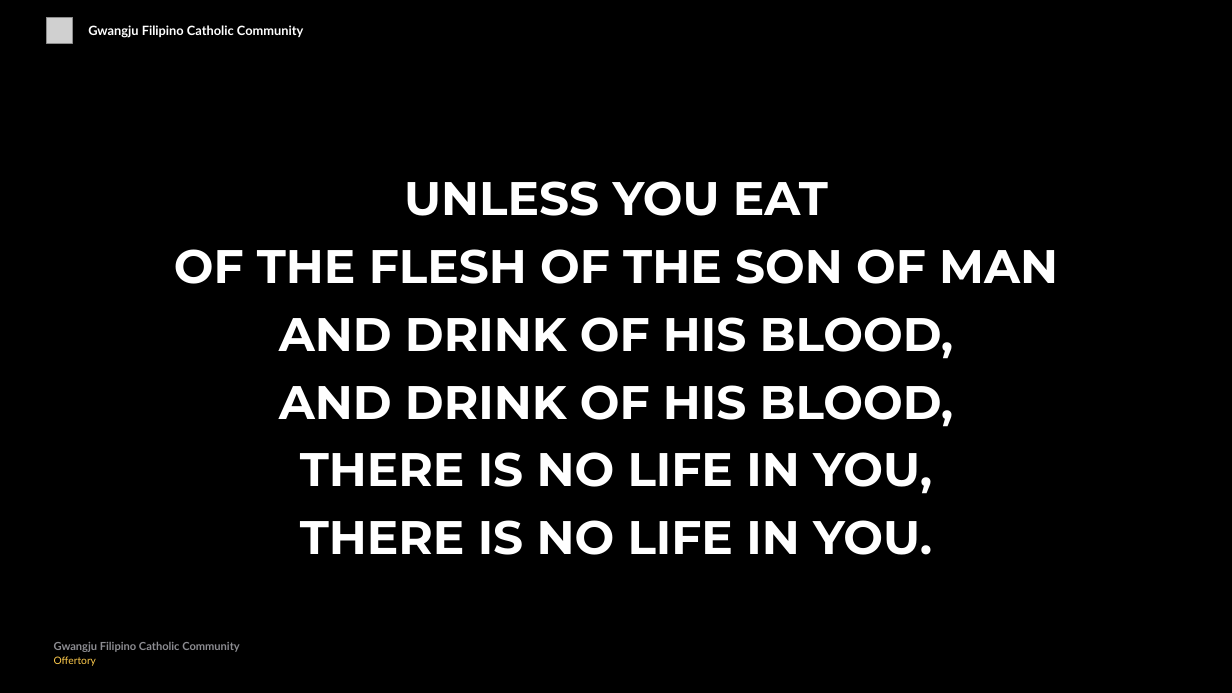
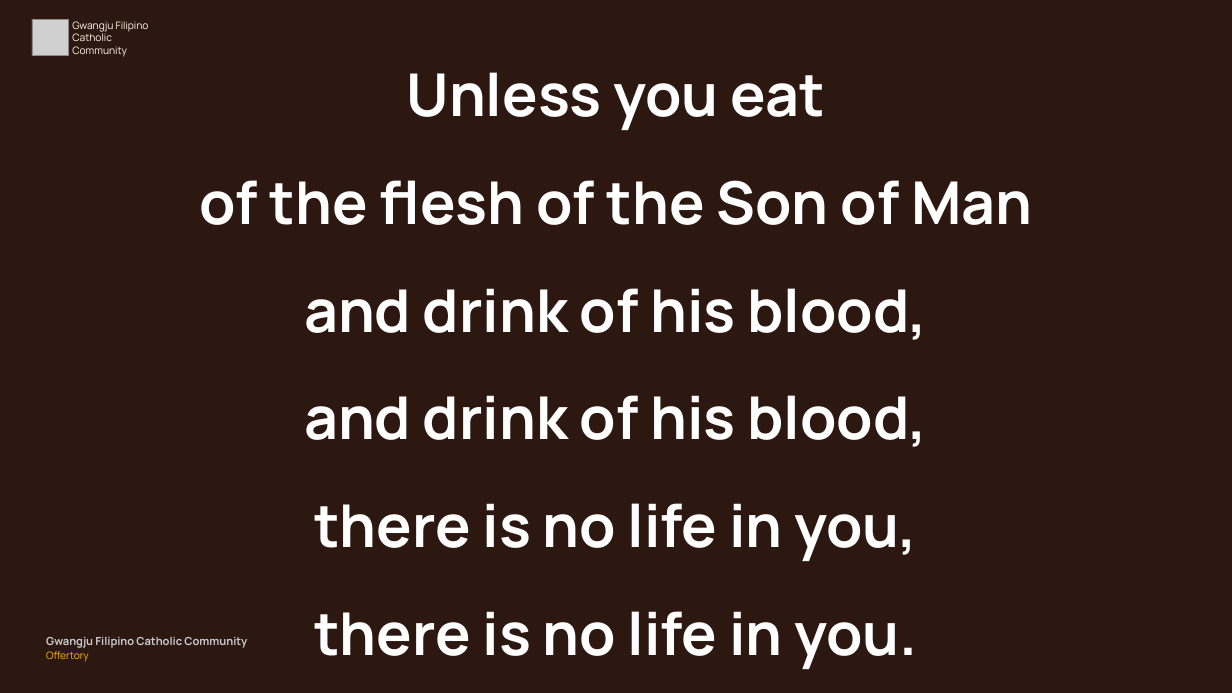
Before and after one commit to divinogabriel9/verbum, a slide deck: slide 29 of outputs/GFCC26Apr2026_Eastertide.pptx (slide 38 before the commit). Drawn at 1232x693 pixels with LibreOffice and Linux fonts; fonts in the diff are those of the drawing; grey boxes stand for pictures. Boxes give left, top, right and bottom in pixels: in the first picture for what was removed or moved away, otherwise in the second. Text is boxed around its words. In the diff, an @@ line names an element or a change of style, - is before the commit and + after.

```diff
--- a/outputs/GFCC26Apr2026_Eastertide.pptx
+++ b/outputs/GFCC26Apr2026_Eastertide.pptx
@@ background #000000 to #2C1810 @@
@@ picture resized from (x1=46, y1=17, x2=72, y2=43) to (x1=32, y1=19, x2=69, y2=55) @@
@@ text "Gwangju Filipino Catholic Community" moved from (x1=88, y1=25, x2=303, y2=38) to (x1=72, y1=21, x2=149, y2=57) @@
@@ text "Gwangju Filipino Catholic Community" at (x1=72, y1=21, x2=149, y2=57): size 15 to 12 pt, font Lato to Manrope, text colour #FFFFFF to #FFF8E8, bold off @@
@@ text at (x1=199, y1=72, x2=1032, y2=656): text changed; size 55 to 69 pt; font Montserrat to Manrope @@
-UNLESS YOU EAT
-OF THE FLESH OF THE SON OF MAN
-AND DRINK OF HIS BLOOD,
-AND DRINK OF HIS BLOOD,
-THERE IS NO LIFE IN YOU,
-THERE IS NO LIFE IN YOU.
+Unless you eat
+of the flesh of the Son of Man
+and drink of his blood,
+and drink of his blood,
+there is no life in you,
+there is no life in you.
@@ text "Gwangju Filipino Catholic Community" at (x1=46, y1=637, x2=247, y2=662): font Lato to Manrope; text colour #8C8C91 to #C8C8CD in "Gwangju Filipino Catholic Community"; text colour #FFCC4D to #FFB800 in "Offertory" @@
```
Also in this commit, not shown: 54 other slides changed, 7 slides added, 27 slides removed, 45 other files.
